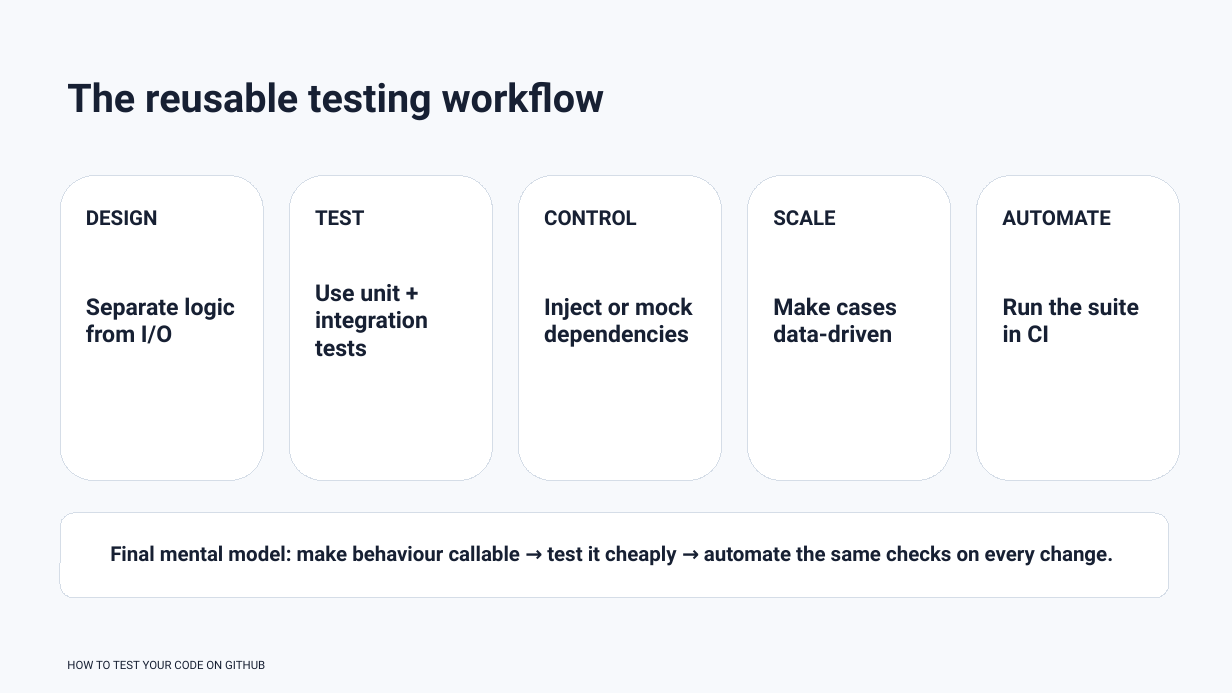
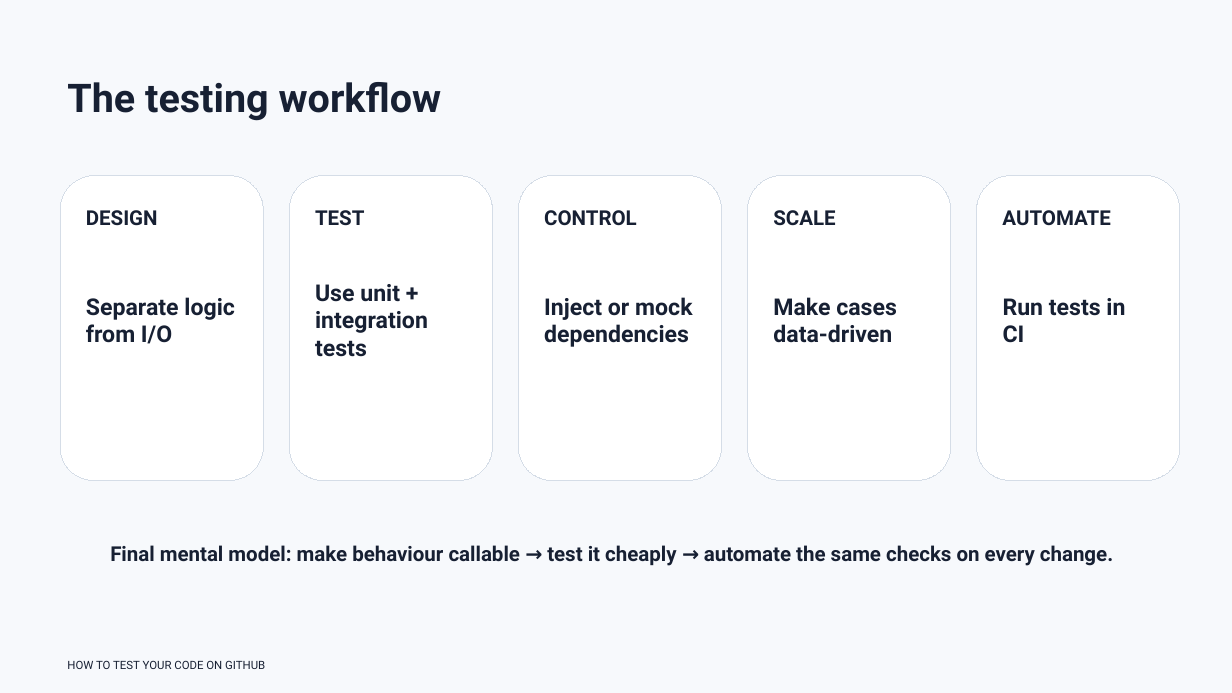
Before and after one commit to rbesenczi/my_ols, a slide deck: slide 27 of presentation/how_to_test_your_code.pptx. Drawn at 1232x693 pixels with LibreOffice and Linux fonts; fonts in the diff are those of the drawing. Boxes give left, top, right and bottom in pixels: in the first picture for what was removed or moved away, otherwise in the second. Text is boxed around its words. In the diff, an @@ line names an element or a change of style, - is before the commit and + after.

```diff
--- a/presentation/how_to_test_your_code.pptx
+++ b/presentation/how_to_test_your_code.pptx
@@ text at <box>67,82,442,121</box>: text changed @@
-The reusable testing workflow
+The testing workflow
@@ text at <box>1003,298,1125,343</box>: text changed @@
-Run the suite in CI
+Run tests in CI
@@ rounded rectangle removed at <box>60,513,1169,598</box> @@
```
Also in this commit, not shown: 24 other slides changed, 2 slides added.
